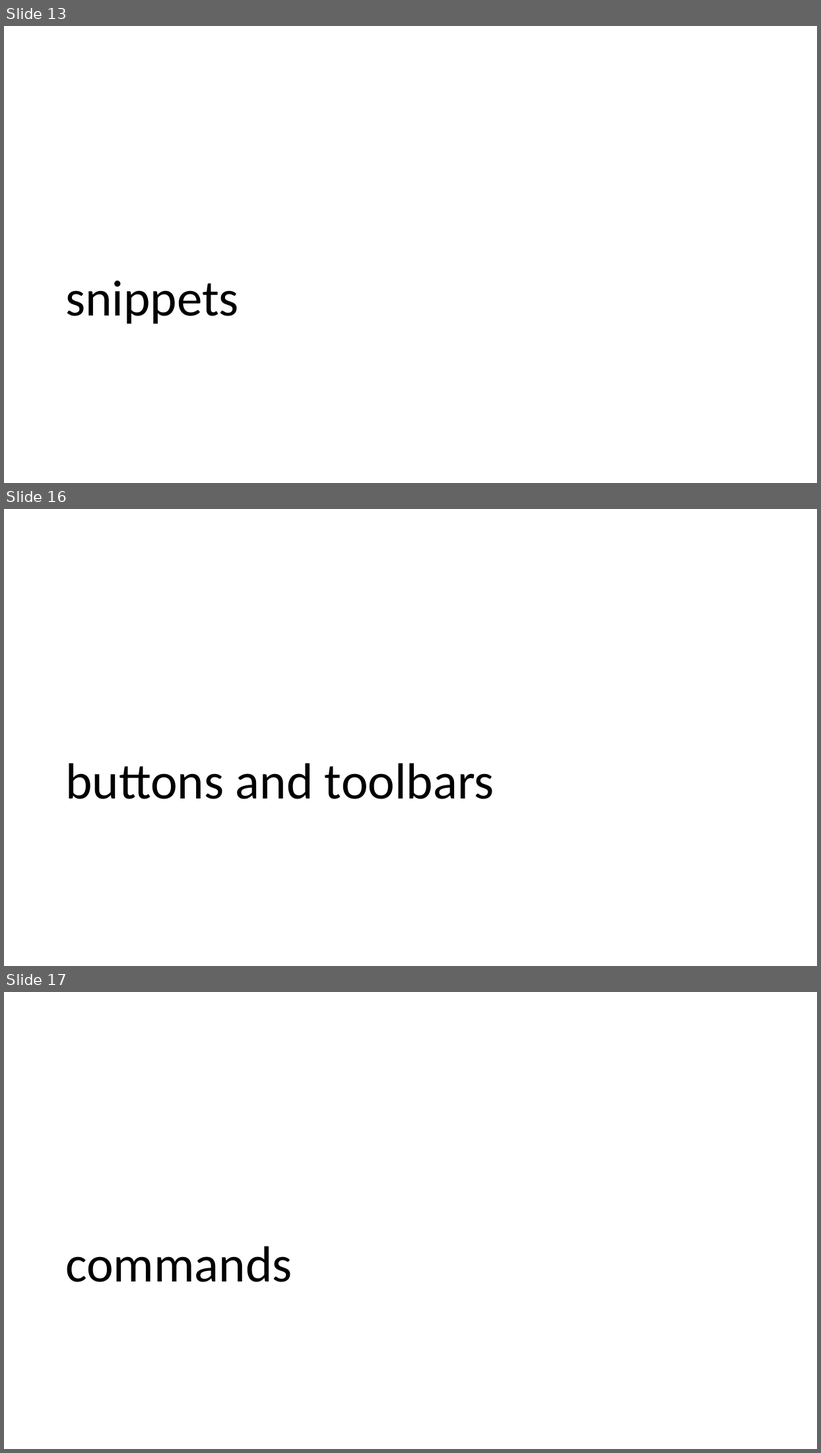
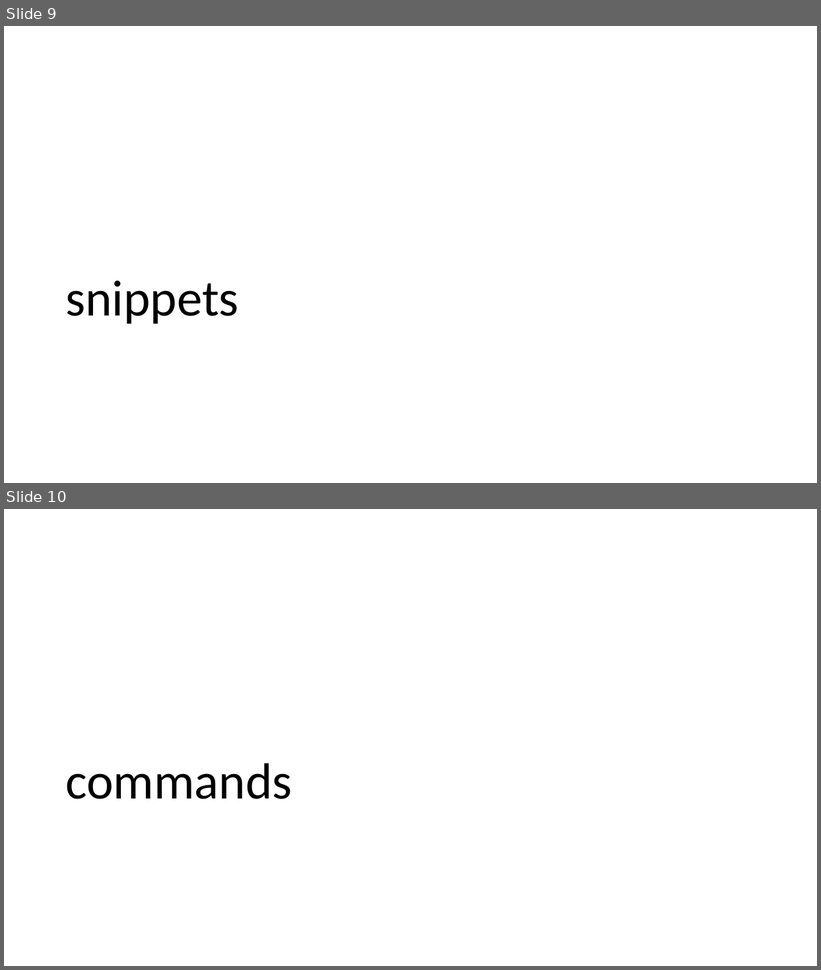
Before and after one commit to bradygaster-zz/extending-vscode-talk, a slide deck: extending-vs-code.pptx. Shown one above the other, each under a label of ours: slides 13, 16 and 17 before the commit, slides 9 and 10 after it; the slides between them are not shown. The pictures are 821x1453 and 821x970 pixels, drawn with LibreOffice and Linux fonts; fonts in the diff are those of the drawing. Boxes give left, top, right and bottom in pixels: in the first picture for what was removed or moved away, otherwise in the second. Text is boxed around its words. In the diff, an @@ line names an element or a change of style, - is before the commit and + after.

```diff
--- a/extending-vs-code.pptx
+++ b/extending-vs-code.pptx
@@ slide 16 removed at <box>4,509,817,966</box>, background #FFFFFF @@
@@ title removed at <box>65,763,494,799</box> @@
-buttons and toolbars
@@ what was slide 13 is now slide 9 @@
@@ what was slide 17 is now slide 10 @@
```
Also in this commit, not shown: 2 slides changed, 2 slides added, 7 other slides removed.
